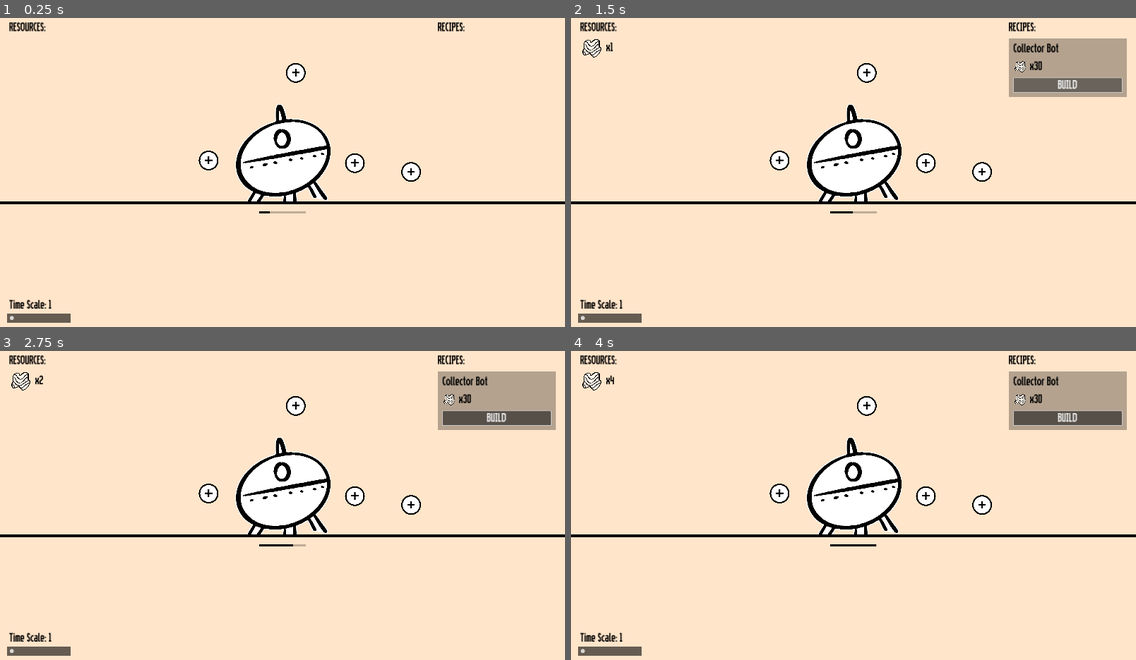
Above: before the commit, frames 1-4 (two rows, left to right).
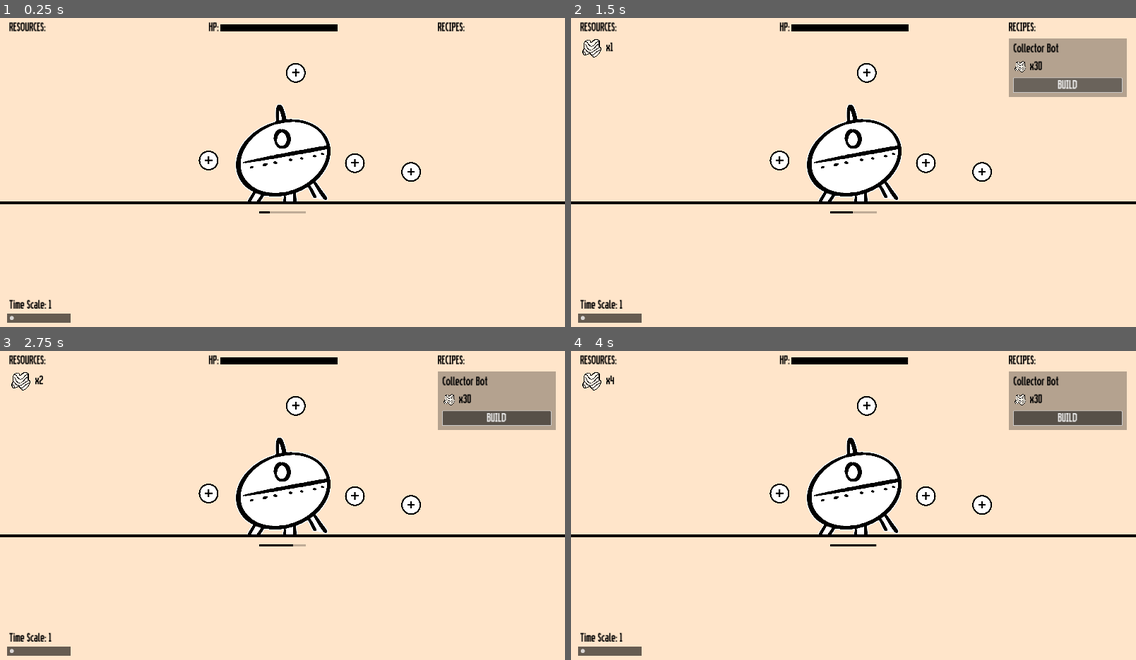
Above: after the commit, the same moments.

Repository: OIIOIIOI/gwj-77
Game: Godot game, scene res://scenes/main/main.tscn
Two runs of this game, one before a commit and one after it. Both use one fixed random seed, a clock stepped at 60 frames per second and the inputs below.
Inputs (mouse positions are in pixels of both pictures, inside the frame that each line leads up to):
- Up to frame 1 (0.25 s): no input
- Up to frame 2 (1.5 s): tap Enter at 0.5 s; move the mouse to (977, 153) at 0.52 s; hold Up (ui_up) 0.53-1.25 s; tap O at 0.6 s; click (977, 153) at 0.67 s; click "BUILD" at 1.25 s
- Up to frame 3 (2.75 s): tap Space at 2 s; drag from (169, 520) to (254, 567) at 2.02 s
- Up to frame 4 (4 s): tap Enter at 2.75 s; move the mouse to (910, 434) at 2.77 s; hold Up (ui_up) 2.78-3.5 s; tap O at 2.85 s; tap Space at 3.5 s; drag from (825, 567) to (684, 456) at 3.52 s

The runs differ from the first frame. In frame 1, 0.5% of the frame differs, in the area x 36-60%, y 1-5%; in frame 2, 0.5%; in frame 3, 0.5%; in frame 4, 0.5%.

Commit message:
added health resource

Diff:
--- a/global/inventory.gd
+++ b/global/inventory.gd
@@ -1,5 +1,7 @@
 extends Node
 
+
+const MAX_HEALTH := 600
 
 var basic_resources: Dictionary = {}
 var organisms: Dictionary = {}
--- a/resources/basic_resources/basic_resource.gd
+++ b/resources/basic_resources/basic_resource.gd
@@ -7,6 +7,7 @@
 	BASIC_RESOURCE_B,
 	BASIC_RESOURCE_C,
 	BASIC_RESOURCE_DNA,
+	BASIC_RESOURCE_HEALTH,
 }
 
 
--- a/resources/basic_resources/basic_resource_b.tres
+++ b/resources/basic_resources/basic_resource_b.tres
@@ -5,6 +5,6 @@
 
 [resource]
 script = ExtResource("1_gba44")
-type = 0
+type = 1
 icon = ExtResource("1_xttyq")
 id = "basic_resource_b"
--- a/resources/basic_resources/basic_resource_c.tres
+++ b/resources/basic_resources/basic_resource_c.tres
@@ -5,6 +5,6 @@
 
 [resource]
 script = ExtResource("1_c86ty")
-type = 0
+type = 2
 icon = ExtResource("1_yb1e8")
 id = "basic_resource_c"
--- /dev/null
+++ b/resources/basic_resources/basic_resource_dna.tres
@@ -0,0 +1,12 @@
+[gd_resource type="Resource" script_class="BasicResourceData" load_steps=3 format=3 uid="uid://dlv4r7pg1emp0"]
+
+[ext_resource type="Script" path="res://resources/basic_resources/basic_resource.gd" id="1_b2a6b"]
+
+[sub_resource type="PlaceholderTexture2D" id="PlaceholderTexture2D_4f84r"]
+size = Vector2(64, 64)
+
+[resource]
+script = ExtResource("1_b2a6b")
+type = 3
+icon = SubResource("PlaceholderTexture2D_4f84r")
+id = "basic_resource_dna"
--- /dev/null
+++ b/resources/basic_resources/basic_resource_health.tres
@@ -0,0 +1,12 @@
+[gd_resource type="Resource" script_class="BasicResourceData" load_steps=3 format=3 uid="uid://3a5l1e8r0xtu"]
+
+[ext_resource type="Script" path="res://resources/basic_resources/basic_resource.gd" id="1_c1bxb"]
+
+[sub_resource type="PlaceholderTexture2D" id="PlaceholderTexture2D_4f84r"]
+size = Vector2(64, 64)
+
+[resource]
+script = ExtResource("1_c1bxb")
+type = 4
+icon = SubResource("PlaceholderTexture2D_4f84r")
+id = "basic_resource_health"
--- a/resources/recipes/build_biology_lab.tres
+++ b/resources/recipes/build_biology_lab.tres
@@ -1,9 +1,10 @@
-[gd_resource type="Resource" script_class="RecipeData" load_steps=11 format=3 uid="uid://c3j3s6g3u0plh"]
+[gd_resource type="Resource" script_class="RecipeData" load_steps=13 format=3 uid="uid://c3j3s6g3u0plh"]
 
 [ext_resource type="Script" path="res://global/resource_quantity.gd" id="1_opmb4"]
 [ext_resource type="Resource" uid="uid://cew5clwesp2px" path="res://resources/basic_resources/basic_resource_a.tres" id="2_5kpny"]
 [ext_resource type="Resource" uid="uid://dtl2g2ke4ocg5" path="res://resources/basic_resources/basic_resource_b.tres" id="3_pbh7h"]
 [ext_resource type="Resource" uid="uid://j57hg3v8mh1l" path="res://resources/basic_resources/basic_resource_c.tres" id="4_psyed"]
+[ext_resource type="Resource" uid="uid://3a5l1e8r0xtu" path="res://resources/basic_resources/basic_resource_health.tres" id="5_2wav5"]
 [ext_resource type="Resource" uid="uid://dbs87mje7jyeo" path="res://resources/modules/biology_lab.tres" id="5_qcu4c"]
 [ext_resource type="Script" path="res://resources/recipes/recipe.gd" id="6_fgra6"]
 
@@ -22,6 +23,11 @@
 resource = ExtResource("4_psyed")
 quantity = -500
 
+[sub_resource type="Resource" id="Resource_sja6s"]
+script = ExtResource("1_opmb4")
+resource = ExtResource("5_2wav5")
+quantity = -200
+
 [sub_resource type="Resource" id="Resource_i3v7v"]
 script = ExtResource("1_opmb4")
 resource = ExtResource("5_qcu4c")
@@ -30,7 +36,7 @@
 [resource]
 script = ExtResource("6_fgra6")
 name = "Biology Lab"
-ingredients = Array[ExtResource("1_opmb4")]([SubResource("Resource_qs3av"), SubResource("Resource_e717i"), SubResource("Resource_boy7g")])
+ingredients = Array[ExtResource("1_opmb4")]([SubResource("Resource_qs3av"), SubResource("Resource_e717i"), SubResource("Resource_boy7g"), SubResource("Resource_sja6s")])
 results = Array[ExtResource("1_opmb4")]([SubResource("Resource_i3v7v")])
 run_mode = "run_mode_manual"
 id = "build_biology_lab"
--- a/scenes/TESTS/test_shader.tres
+++ b/scenes/TESTS/test_shader.tres
@@ -68,7 +68,6 @@
 
 }
 "
-graph_offset = Vector2(-690.843, -266.548)
 mode = 1
 flags/light_only = false
 nodes/fragment/0/position = Vector2(680, 120)
--- a/scenes/TESTS/test_ui.gd
+++ b/scenes/TESTS/test_ui.gd
@@ -1,7 +1,9 @@
 extends CanvasLayer
 
 
-const RECIPE_PANEL = preload("res://scenes/TESTS/recipe_panel.tscn")
+const SCENE_RECIPE_PANEL = preload("res://scenes/TESTS/recipe_panel.tscn")
+const BASIC_RESOURCE_HEALTH = preload("res://resources/basic_resources/basic_resource_health.tres")
+
 
 const ICON_TAG := "[img={icon_size}x{icon_size}]{icon_path}[/img]"
 const ICON_SIZE := 80
@@ -11,6 +13,7 @@
 @onready var recipe_list: VBoxContainer = $MarginContainer/RecipeList
 @onready var label: Label = $MarginContainer/VBoxContainer2/Label
 @onready var h_slider: HSlider = $MarginContainer/VBoxContainer2/HSlider
+@onready var health_bar: TextureProgressBar = $MarginContainer/HBoxContainer/TextureProgressBar
 
 
 func _ready() -> void:
@@ -32,15 +35,18 @@
 	rich_text_label.text = ""
 
 	for resource in Inventory.basic_resources.keys():
-		if resource.icon:
-			rich_text_label.text += ICON_TAG.format({
-				"icon_size": ICON_SIZE,
-				"icon_path": resource.icon.resource_path
-			})
+		if resource == BASIC_RESOURCE_HEALTH:
+			health_bar.value = float(Inventory.basic_resources[resource]) / float(Inventory.MAX_HEALTH)
 		else:
-			rich_text_label.text += resource.id
-		rich_text_label.text += " x" + str(Inventory.basic_resources[resource])
-		rich_text_label.text += "\n"
+			if resource.icon:
+				rich_text_label.text += ICON_TAG.format({
+					"icon_size": ICON_SIZE,
+					"icon_path": resource.icon.resource_path
+				})
+			else:
+				rich_text_label.text += resource.id
+			rich_text_label.text += " x" + str(Inventory.basic_resources[resource])
+			rich_text_label.text += "\n"
 
 	for resource in Inventory.organisms.keys():
 		rich_text_label.text += ICON_TAG.format({
@@ -56,7 +62,7 @@
 	if recipe.run_mode != RecipeData.RUN_MODE_MANUAL:
 		return
 
-	var panel = RECIPE_PANEL.instantiate() as RecipePanel
+	var panel = SCENE_RECIPE_PANEL.instantiate() as RecipePanel
 	recipe_list.add_child(panel)
 	panel.set_recipe(recipe, source)
 
--- a/scenes/TESTS/test_ui.tscn
+++ b/scenes/TESTS/test_ui.tscn
@@ -1,7 +1,13 @@
-[gd_scene load_steps=3 format=3 uid="uid://chyubqsufarwa"]
+[gd_scene load_steps=5 format=3 uid="uid://chyubqsufarwa"]
 
 [ext_resource type="Script" path="res://scenes/TESTS/test_ui.gd" id="1_f7umh"]
 [ext_resource type="Theme" uid="uid://jil4di7vynr5" path="res://assets/theme.tres" id="2_n2vl6"]
+
+[sub_resource type="PlaceholderTexture2D" id="PlaceholderTexture2D_dw2kp"]
+size = Vector2(400, 24)
+
+[sub_resource type="PlaceholderTexture2D" id="PlaceholderTexture2D_y2mjw"]
+size = Vector2(400, 24)
 
 [node name="ResourcesUI" type="CanvasLayer"]
 script = ExtResource("1_f7umh")
@@ -37,6 +43,30 @@
 fit_content = true
 scroll_active = false
 
+[node name="HBoxContainer" type="HBoxContainer" parent="MarginContainer"]
+custom_minimum_size = Vector2(500, 0)
+layout_mode = 2
+size_flags_horizontal = 4
+size_flags_vertical = 0
+
+[node name="Label2" type="Label" parent="MarginContainer/HBoxContainer"]
+layout_mode = 2
+size_flags_horizontal = 0
+size_flags_vertical = 8
+theme_override_font_sizes/font_size = 32
+text = "HP:"
+
+[node name="TextureProgressBar" type="TextureProgressBar" parent="MarginContainer/HBoxContainer"]
+layout_mode = 2
+size_flags_vertical = 4
+max_value = 1.0
+step = 0.01
+value = 0.5
+texture_under = SubResource("PlaceholderTexture2D_dw2kp")
+texture_progress = SubResource("PlaceholderTexture2D_y2mjw")
+tint_under = Color(0, 0, 0, 0.12549)
+tint_progress = Color(0, 0, 0, 1)
+
 [node name="RecipeList" type="VBoxContainer" parent="MarginContainer"]
 custom_minimum_size = Vector2(400, 0)
 layout_mode = 2
--- a/scenes/main/main.gd
+++ b/scenes/main/main.gd
@@ -1,6 +1,7 @@
 extends Node2D
 
 
+const BASIC_RESOURCE_HEALTH = preload("res://resources/basic_resources/basic_resource_health.tres")
 const MODULE_LANDING_POD = preload("res://resources/modules/landing_pod.tres")
 
 
@@ -8,14 +9,18 @@
 
 
 @onready var base_container: Node2D = $Base
+@onready var getting_old_timer: Timer = $GettingOldTimer
 
 
 func _ready() -> void:
 	# Listen to new game resources to add new modules when built
 	GameEvents.new_game_resource_updated.connect(on_new_game_resource_updated)
 
-	# Receive the Landing Pod to start
+	# Receive starting resources
+	Inventory.update_game_resource(BASIC_RESOURCE_HEALTH, Inventory.MAX_HEALTH)
 	Inventory.update_game_resource(MODULE_LANDING_POD, 1)
+
+	getting_old_timer.timeout.connect(on_getting_old_timer_timeout)
 
 
 func on_new_game_resource_updated(resource: GameResourceData, new_quantity: int) -> void:
@@ -31,3 +36,7 @@
 		base_container.add_child(module_instance)
 		# Store in dictionary
 		built_modules[module_data] = module_instance
+
+
+func on_getting_old_timer_timeout() -> void:
+	Inventory.update_game_resource(BASIC_RESOURCE_HEALTH, -1)
--- a/scenes/main/main.tscn
+++ b/scenes/main/main.tscn
@@ -40,3 +40,6 @@
 texture = SubResource("PlaceholderTexture2D_6h5n2")
 
 [node name="ResourcesUI" parent="." instance=ExtResource("2_63hjy")]
+
+[node name="GettingOldTimer" type="Timer" parent="."]
+autostart = true
